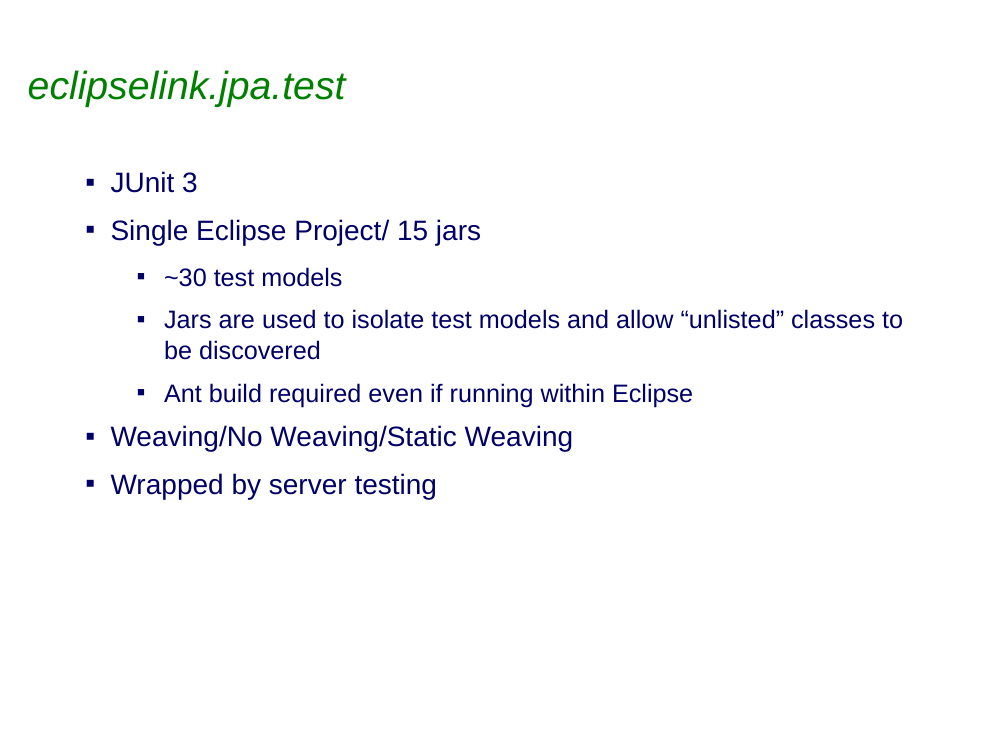
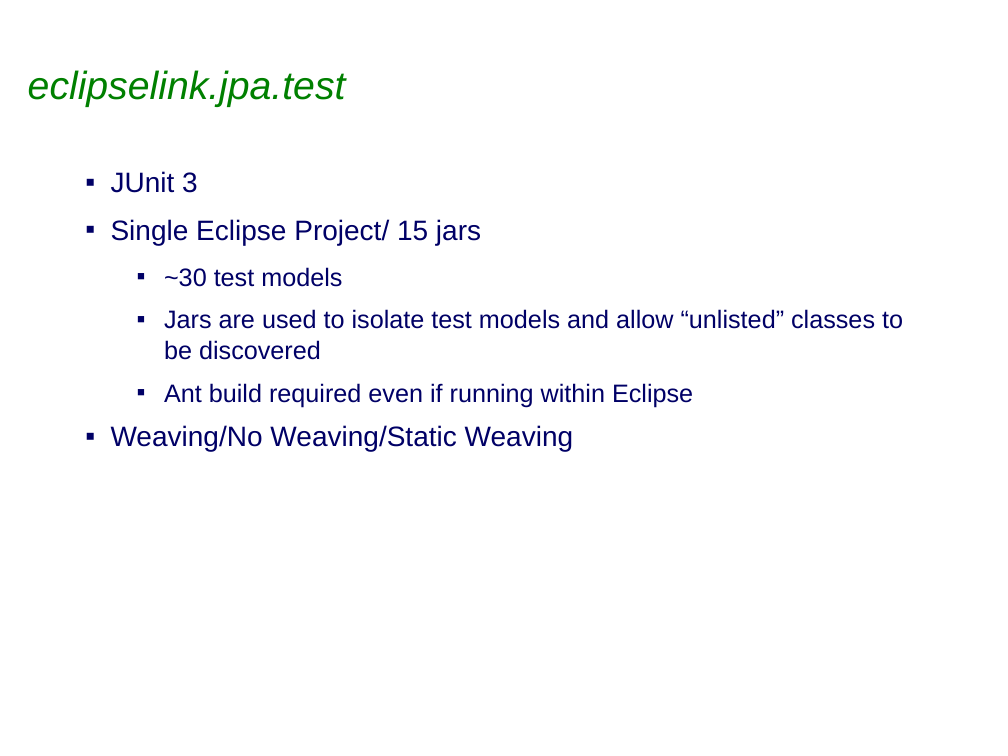
Before and after one commit to sabineheider/incubator, a slide deck: slide 3 of summit-2010/EclipseLink-Testing.ppt. Drawn at 1008x756 pixels with LibreOffice and Linux fonts; fonts in the diff are those of the drawing; background and template pictures are left out. Boxes give left, top, right and bottom in pixels: in the first picture for what was removed or moved away, otherwise in the second. Text is boxed around its words. In the diff, an @@ line names an element or a change of style, - is before the commit and + after.

```diff
--- a/summit-2010/EclipseLink-Testing.ppt
+++ b/summit-2010/EclipseLink-Testing.ppt
@@ text at (111,473,438,499): paragraph removed @@
-▪ Wrapped by server testing
```
Also in this commit, not shown: 3 other slides changed, 3 other files.
